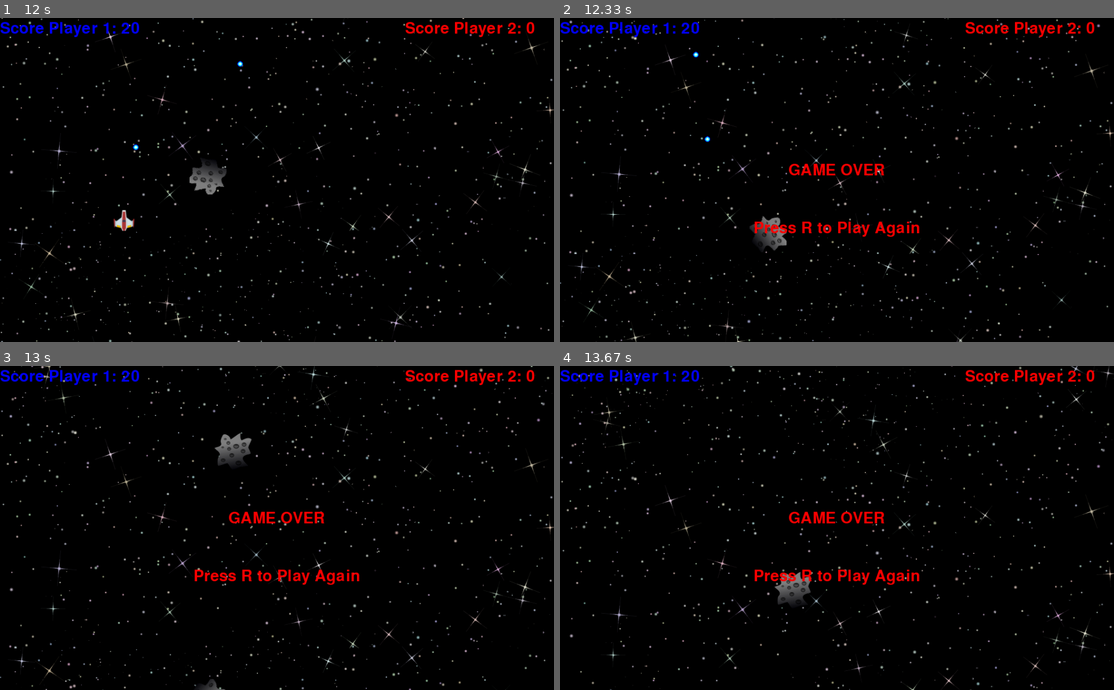
Above: before the commit, frames 1-4 (two rows, left to right).
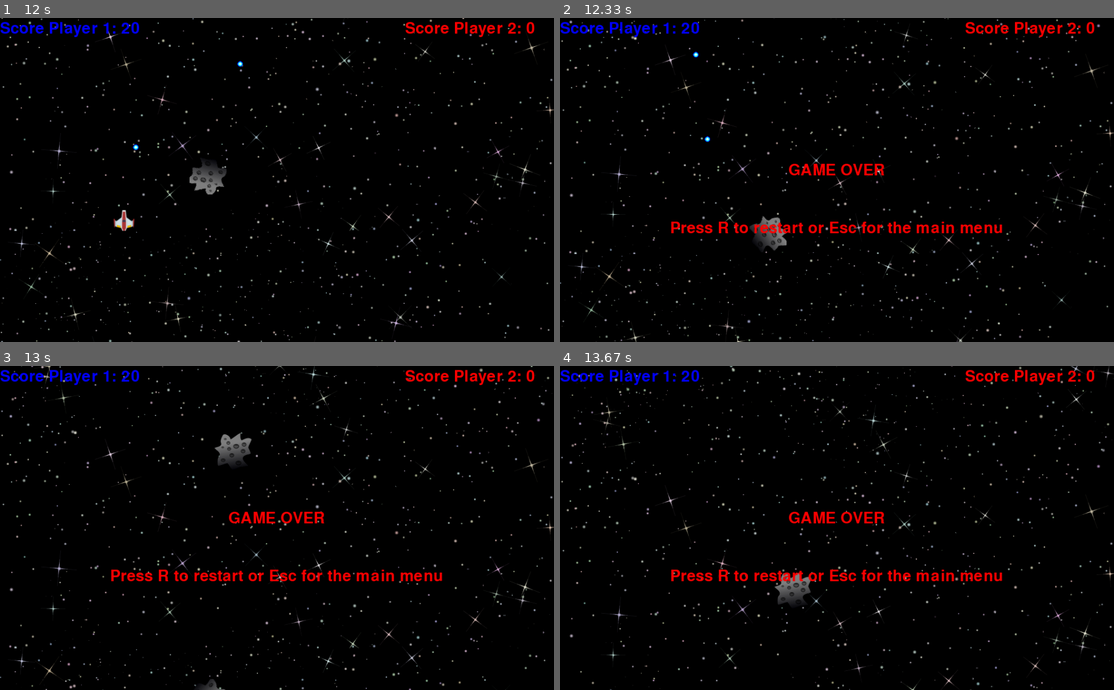
Above: after the commit, the same moments.

Repository: rodrigets/games-in-pygame
Game: pygame game, started from asteroides.py
The game is run twice, just before and just after one commit, with the same random seed, the same clock (stepped at 60 frames per second) and the same inputs.
Inputs (mouse positions are in pixels of both pictures, inside the frame that each line leads up to):
- Up to frame 1 (12 s): click (277, 215) at 0.38 s; tap Space at 0.67, 1.07, 1.37, 1.63, 1.97, 2.27, 2.4, 2.8, 3.1, 3.47, 3.87, 4.17, 4.37, 4.67, 4.87, 5.2, 5.5, 5.7, 6, 6.27, 6.6, 6.9, 7.03, 7.43, 7.73, 8.1, 8.5, 8.8, 9, 9.3, 9.5, 9.83, 10.13, 10.33, 10.63, 10.9, 11.23, 11.53, 11.67 s; hold Left 1-1.53 s; hold A 1-1.53 s; hold Down 1.57-1.87 s; hold S 1.57-1.87 s; hold Left 1.9-2.3 s; hold A 1.9-2.3 s; hold Up 2.33-2.7 s; hold W 2.33-2.7 s; hold Right 2.73-3.37 s; hold D 2.73-3.37 s; hold Down 3.4-3.77 s; hold S 3.4-3.77 s; hold Left 3.8-4.27 s; hold A 3.8-4.27 s; hold Right 4.3-4.77 s; hold D 4.3-4.77 s; hold Up 4.8-5.1 s; hold W 4.8-5.1 s; hold Right 5.13-5.6 s; hold D 5.13-5.6 s; hold Left 5.63-6.17 s; hold A 5.63-6.17 s; hold Down 6.2-6.5 s; hold S 6.2-6.5 s; hold Left 6.53-6.93 s; hold A 6.53-6.93 s; hold Up 6.97-7.33 s; hold W 6.97-7.33 s; hold Right 7.37-8 s; hold D 7.37-8 s; hold Down 8.03-8.4 s; hold S 8.03-8.4 s; hold Left 8.43-8.9 s; hold A 8.43-8.9 s; hold Right 8.93-9.4 s; hold D 8.93-9.4 s; hold Up 9.43-9.73 s; hold W 9.43-9.73 s; hold Right 9.77-10.23 s; hold D 9.77-10.23 s; hold Left 10.27-10.8 s; hold A 10.27-10.8 s; hold Down 10.83-11.13 s; hold S 10.83-11.13 s; hold Left 11.17-11.57 s; hold A 11.17-11.57 s; hold Up 11.6-11.97 s; hold W 11.6-11.97 s
- Up to frame 2 (12.33 s): hold Right from 12 s (still down); hold D from 12 s (still down); tap Space at 12.07 s
- Up to frame 3 (13 s): tap Space at 12.37 s; release Right at 12.63 s; release D at 12.63 s
- Up to frame 4 (13.67 s): no input

Frame 1 is identical in both runs. In frame 2, 1.2% of the frame differs, in the area x 20-80%, y 62-68%; in frame 3, 1.2%; in frame 4, 1.2%.

Commit message:
Allow the player to go back to the main menu.

Diff:
--- a/asteroides.py
+++ b/asteroides.py
@@ -352,7 +352,7 @@
             text = game_font.render(game_over_text, True, (255, 0, 0))
             screen.blit(text, (SCREEN_WIDTH/2 - game_over_text_size[0]/2, 250))
 
-            play_again_text = 'Press R to Play Again'
+            play_again_text = 'Press R to restart or Esc for the main menu'
             play_again_text_size = game_font.size(play_again_text)
             playagain = game_font.render(play_again_text, True, (255, 0, 0))
             screen.blit(playagain, (SCREEN_WIDTH/2 - play_again_text_size[0]/2, 350))
@@ -363,6 +363,12 @@
                 counter = 0
                 counter2 = 0
                 main(is_two_player)
+
+            if pressed_keys[pygame.K_ESCAPE]:
+                counter = 0
+                counter2 = 0
+                start_screen()
+
         else:
             for ship, exploded_ship in zip(ships, exploded_ships):
                 if not ship['collided']:
